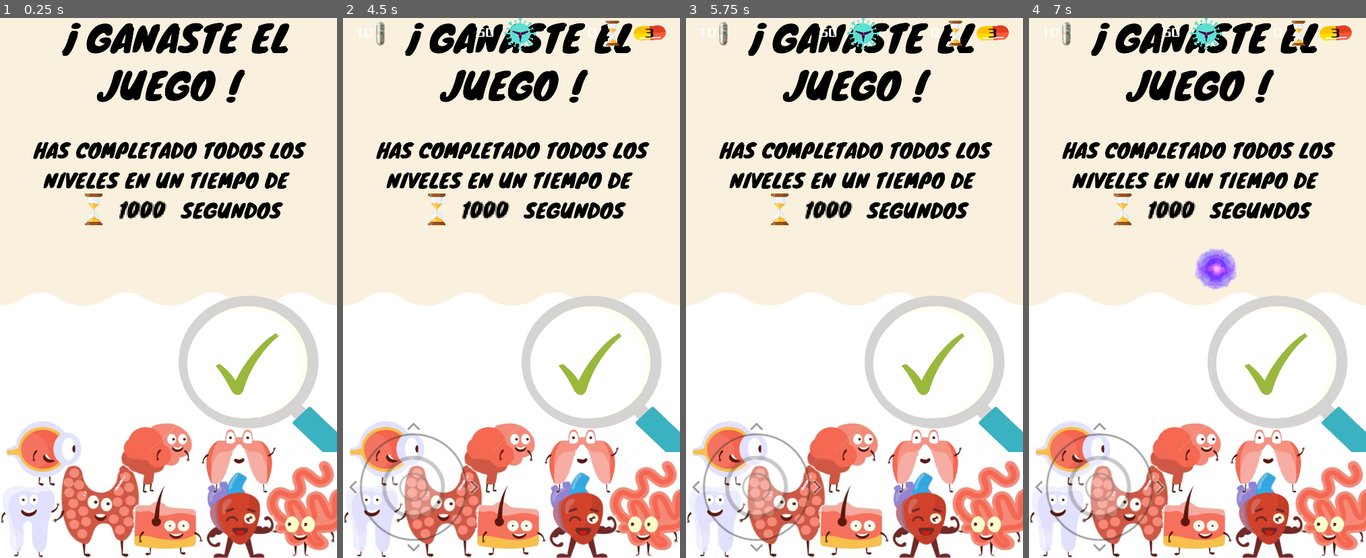
Above: before the commit, frames 1-4 (left to right).
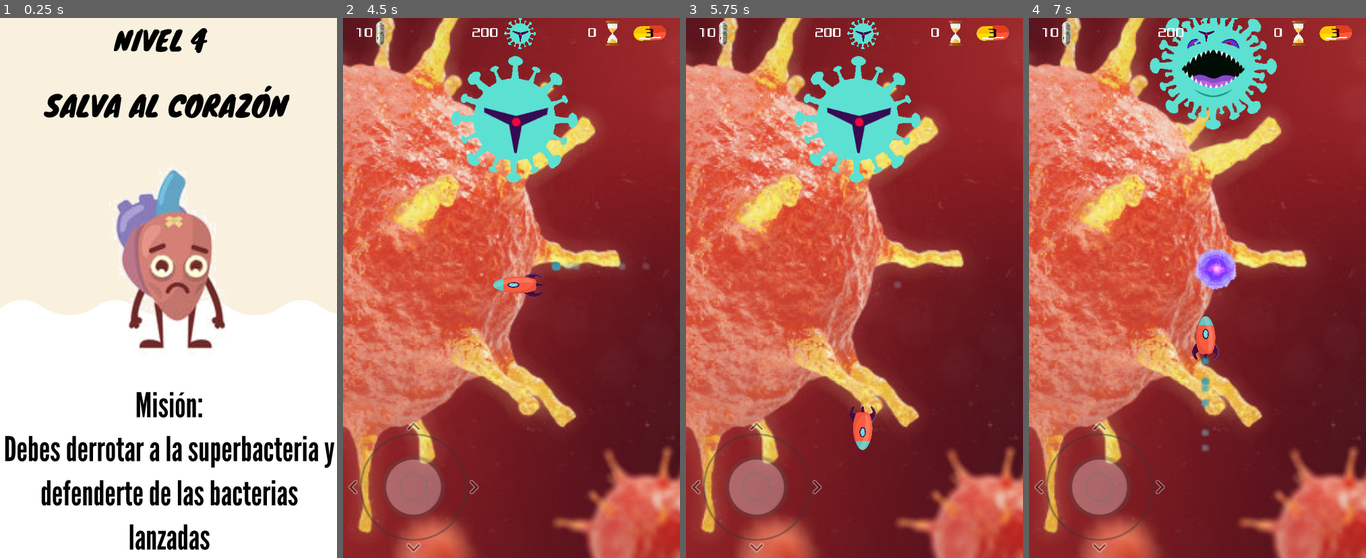
Above: after the commit, the same moments.

Repository: chapita3/BodyRescue
Game: Godot game, scene res://Level4.tscn
Same seed, same stepped clock (60 frames per second), same inputs: the game is played once before the commit and once after it. This scene is started directly instead of the project's main scene. Sound files missing from this copy of the repository are replaced by a short silence.
Inputs (mouse positions are in pixels of both pictures, inside the frame that each line leads up to):
- Up to frame 1 (0.25 s): no input
- Up to frame 2 (4.5 s): tap Enter at 0.5, 2, 3.5 s; move the mouse to (585, 261) at 0.52 s; hold Right (ui_right) 0.53-1.25 s; click (585, 261) at 0.67 s; tap Space at 1.25, 2.75, 4.25 s; drag from (444, 315) to (629, 261) at 1.27 s; move the mouse to (545, 169) at 2.02 s; hold Right (ui_right) 2.03-2.75 s; drag from (494, 396) to (410, 207) at 2.77 s; move the mouse to (612, 369) at 3.52 s; hold Left (ui_left) 3.53-4.25 s; drag from (410, 207) to (460, 153) at 4.27 s
- Up to frame 3 (5.75 s): move the mouse to (871, 288) at 5.02 s; hold Down (ui_down) from 5.03 s (still down); click (871, 288) at 5.17 s
- Up to frame 4 (7 s): release Down (ui_down) at 5.75 s; drag from (1146, 153) to (1130, 315) at 5.77 s; move the mouse to (1271, 261) at 6.52 s; hold Up (ui_up) from 6.53 s (still down)

The runs differ from the first frame. In frame 1, 34% of the frame differs, in the area x 0-100%, y 0-100%; in frame 2, 98%; in frame 3, 98%; in frame 4, 98%.

Commit message:
error lvl 3

Diff:
--- a/Boss.tscn
+++ b/Boss.tscn
@@ -62,7 +62,7 @@
 collision_mask = 24
 script = ExtResource( 1 )
 Attack_thing = ExtResource( 5 )
-life = 50
+life = 200
 
 [node name="AnimatedSprite" type="AnimatedSprite" parent="."]
 position = Vector2( -4.57764e-05, 0 )
--- a/Level1.tscn
+++ b/Level1.tscn
@@ -43,7 +43,7 @@
 one_shot = true
 
 [node name="LevelTimer" type="Timer" parent="."]
-wait_time = 40.0
+wait_time = 4.0
 one_shot = true
 
 [node name="ScoreTimer" type="Timer" parent="."]
--- a/Level2.tscn
+++ b/Level2.tscn
@@ -39,7 +39,7 @@
 script = ExtResource( 4 )
 Bacteria = ExtResource( 2 )
 Antibody = ExtResource( 7 )
-cantAntbodyMax = 10
+cantAntbodyMax = 1
 
 [node name="background" type="TextureRect" parent="."]
 margin_left = -390.068
--- a/Level3.tscn
+++ b/Level3.tscn
@@ -26,8 +26,8 @@
 Bacteria = ExtResource( 8 )
 Antibody = ExtResource( 7 )
 Bala_plus = ExtResource( 11 )
-cantAntbodyMax = 2
-cantBactMax = 2
+cantAntbodyMax = 1
+cantBactMax = 1
 cantBalasMax = 10
 
 [node name="background" type="TextureRect" parent="."]
@@ -158,6 +158,7 @@
 [connection signal="golpe" from="Nave" to="." method="game_over"]
 [connection signal="killed" from="Nave" to="." method="_on_Nave_add_kill"]
 [connection signal="shot" from="Nave" to="." method="_on_Nave_shot"]
+[connection signal="timeout" from="NextScene" to="." method="_on_NextScene_timeout"]
 [connection signal="timeout" from="AntibodyTimer" to="." method="_on_AntibodyTimer_timeout"]
 [connection signal="timeout" from="TimerStart" to="." method="_on_TimerStart_timeout"]
 [connection signal="pressed" from="Again" to="." method="play_again"]
--- a/Level4.tscn
+++ b/Level4.tscn
@@ -197,6 +197,7 @@
 valign = 1
 
 [node name="WinGame" type="TextureRect" parent="."]
+visible = false
 margin_left = -2.95111
 margin_top = -52.0212
 margin_right = 1077.05
